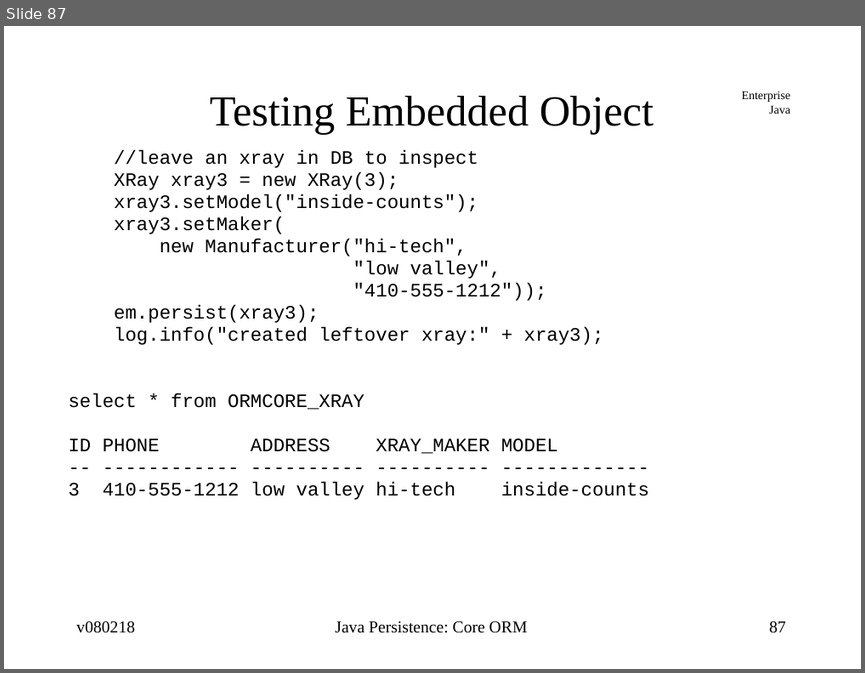
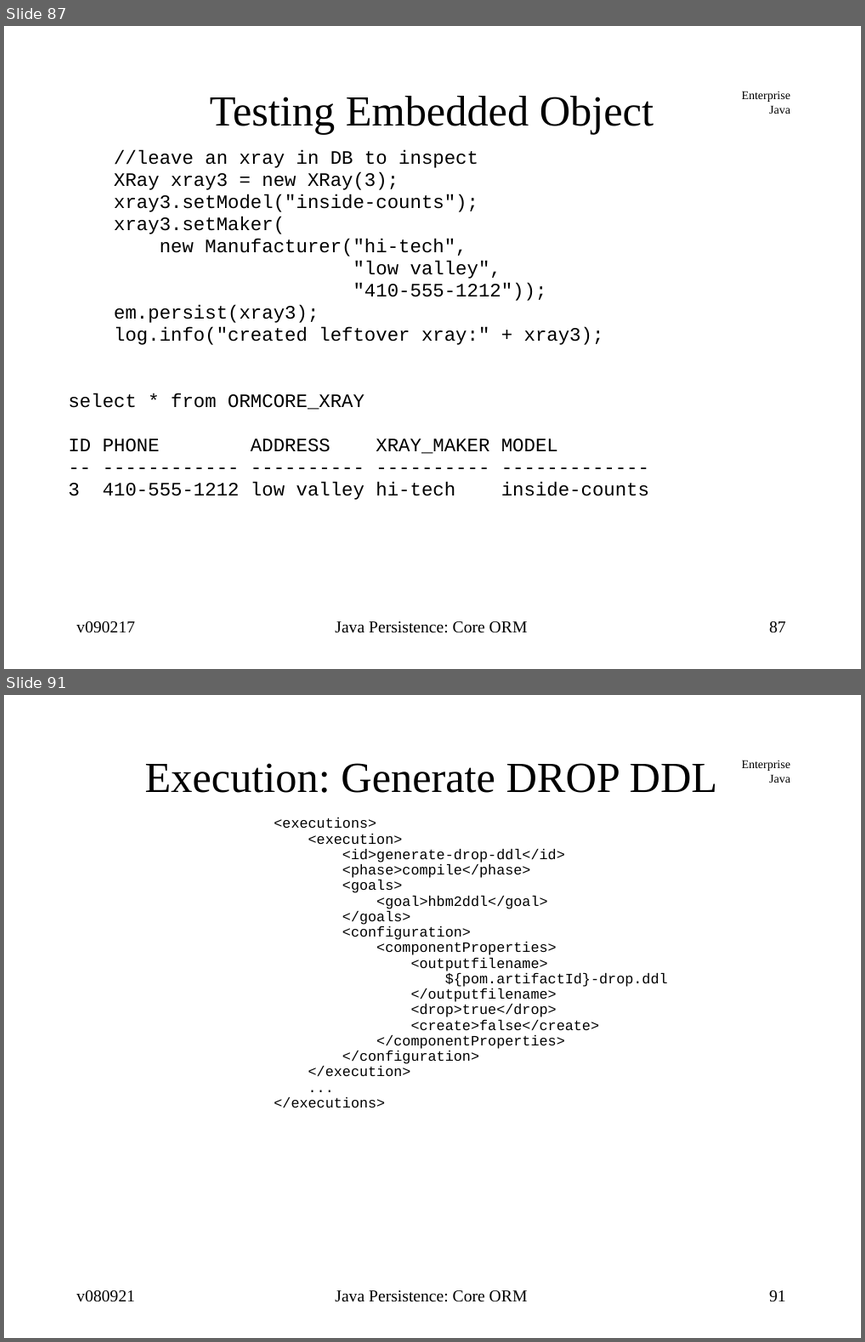
Before and after one commit to jcstaff/ejava-javaee, a slide deck: ormCore/src/site/resources/lectures/ormCore.ppt. Shown one above the other, each under a label of ours: slide 87 before the commit, slides 87 and 91 after it; the slides between them are not shown. The pictures are 865x673 and 865x1342 pixels, drawn with LibreOffice and Linux fonts; fonts in the diff are those of the drawing. Boxes give left, top, right and bottom in pixels: in the first picture for what was removed or moved away, otherwise in the second. Text is boxed around its words. In the diff, an @@ line names an element or a change of style, - is before the commit and + after.

```diff
--- a/ormCore/src/site/resources/lectures/ormCore.ppt
+++ b/ormCore/src/site/resources/lectures/ormCore.ppt
@@ slide 91 added at (4, 695, 861, 1338), background #FFFFFF; not listed: 1 template element that a slide beside it also shows @@
@@ title added at (145, 763, 718, 793), 36 pt, text #000000 @@
+Execution: Generate DROP DDL
@@ text added at (273, 817, 668, 1107), 12 pt, text #000000 @@
+<executions>
+<execution>
+<id>generate-drop-ddl</id>
+<phase>compile</phase>
+<goals>
+<goal>hbm2ddl</goal>
+</goals>
+<configuration>
+<componentProperties>
+<outputfilename>
+${pom.artifactId}-drop.ddl
+</outputfilename>
+<drop>true</drop>
+<create>false</create>
+</componentProperties>
+</configuration>
+</execution>
+...
+</executions>
@@ text added at (76, 1290, 135, 1302), 14 pt, text #000000 @@
+v080921
@@ text added at (335, 1290, 528, 1302), 14 pt, text #000000 @@
+Java Persistence: Core ORM
@@ page number added at (769, 1290, 786, 1302), 14 pt, text #000000 @@
+91
@@ slide 87 changed as well @@
@@ text at (76, 621, 135, 633): text changed @@
-v080218
+v090217
```
Also in this commit, not shown: 89 other slides changed, 5 other slides added, 5 other files.
